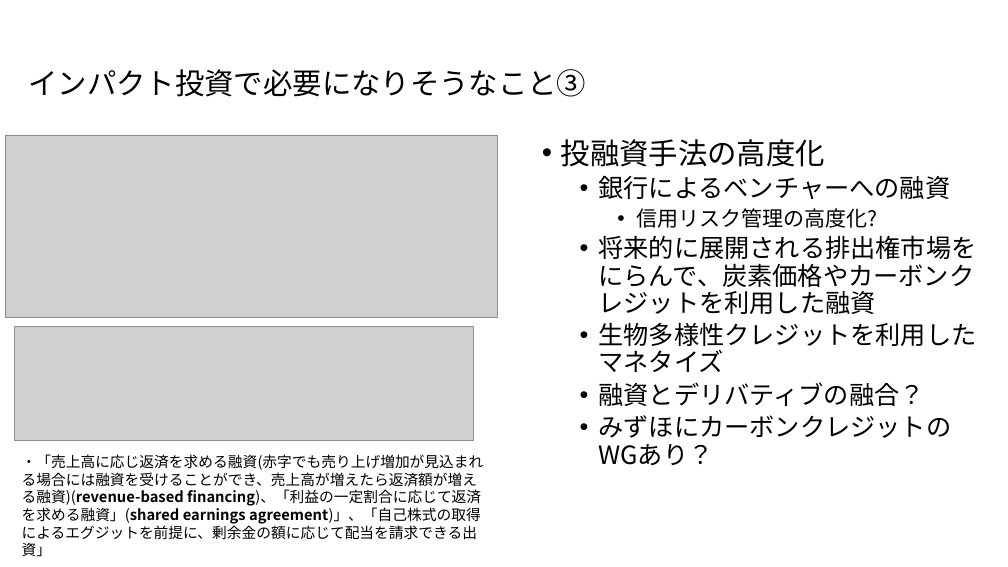
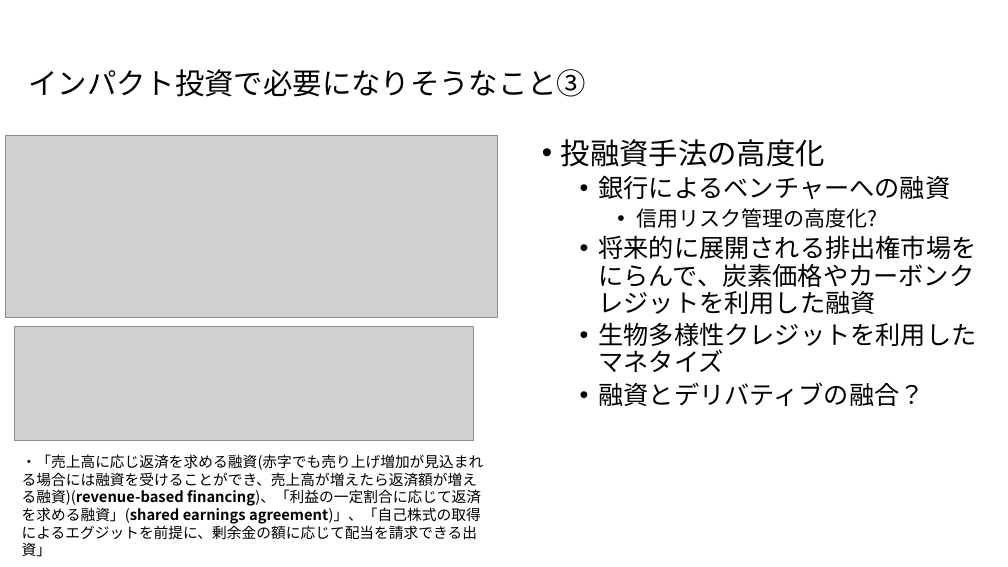
Before and after one commit to baraoalpine/git_test, a slide deck: slide 19 of impact投資.pptx. Drawn at 1008x567 pixels with LibreOffice and Linux fonts; fonts in the diff are those of the drawing; grey boxes stand for pictures. Boxes give left, top, right and bottom in pixels: in the first picture for what was removed or moved away, otherwise in the second. Text is boxed around its words. In the diff, an @@ line names an element or a change of style, - is before the commit and + after.

```diff
--- a/impact投資.pptx
+++ b/impact投資.pptx
@@ text at [599,415,952,465]: paragraph removed @@
-  • みずほにカーボンクレジットのWGあり？
```
Also in this commit, not shown: 3 other slides changed.
